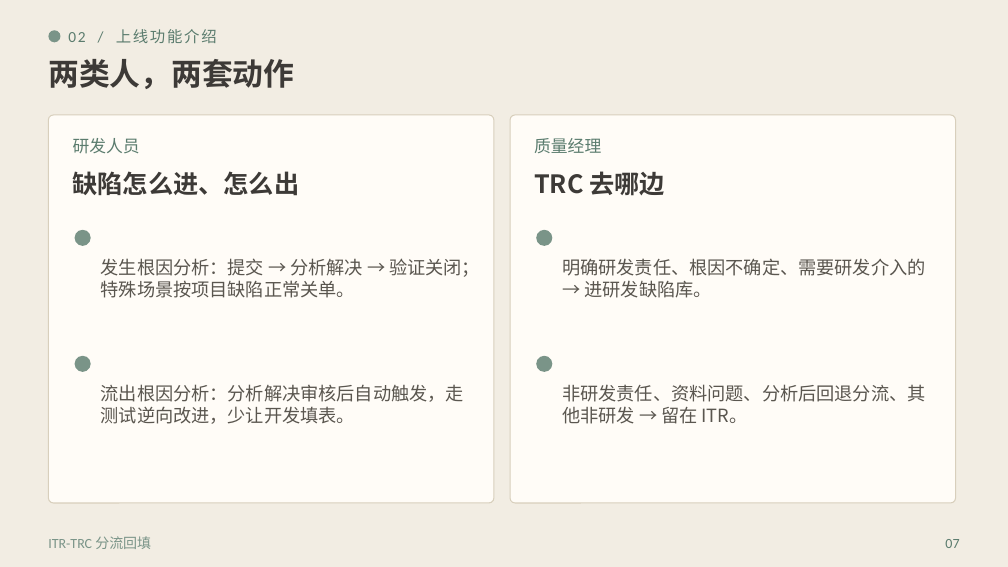
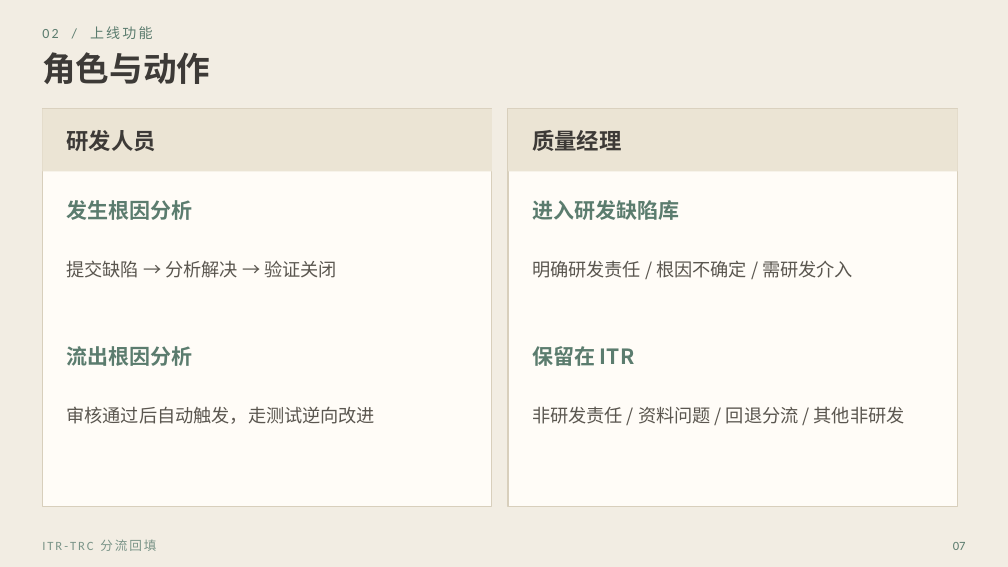
Before and after one commit to khalildai/test-send-file, a slide deck: slide 7 of 效能平台版本发布会.pptx. Drawn at 1008x567 pixels with LibreOffice and Linux fonts; fonts in the diff are those of the drawing. Boxes give left, top, right and bottom in pixels: in the first picture for what was removed or moved away, otherwise in the second. Text is boxed around its words. In the diff, an @@ line names an element or a change of style, - is before the commit and + after.

```diff
--- a/效能平台版本发布会.pptx
+++ b/效能平台版本发布会.pptx
@@ text at (42,26,153,39): text changed; size 11 to 10 pt @@
-02 / 上线功能介绍
+02 / 上线功能
@@ text at (42,52,210,84): text changed; size 22 to 24 pt @@
-两类人，两套动作
+角色与动作
@@ ellipse removed at (48,30,60,42) @@
@@ rectangle at (42,109,492,507): rounded rectangle to rectangle @@
@@ rectangle: place and size @@
-rectangle at (48,115,494,503)
+rectangle at (42,109,492,507)
@@ rectangle added at (42,109,492,171), fill #EBE4D4 @@
@@ text "研发人员" at (67,130,156,151): size 12 to 16 pt, font Calibri to Noto Sans CJK SC, text colour #5B7C6E to #3D3A37, bold on @@
@@ text "研发人员": place and size @@
-text "研发人员" at (73,138,140,154)
+text "研发人员" at (67,130,156,151)
@@ rectangle: place and size @@
-rectangle at (510,115,956,503)
+rectangle at (508,109,958,507)
@@ rectangle at (508,109,958,507): rounded rectangle to rectangle @@
@@ rectangle added at (508,109,958,171), fill #EBE4D4 @@
@@ text "质量经理": place and size @@
-text "质量经理" at (534,138,601,153)
+text "质量经理" at (532,130,621,151)
@@ text "质量经理" at (532,130,621,151): size 12 to 16 pt, font Calibri to Noto Sans CJK SC, text colour #5B7C6E to #3D3A37, bold on @@
@@ text at (67,200,193,220): text changed; size 18 to 15 pt; text colour #3D3A37 to #5B7C6E @@
-缺陷怎么进、怎么出
+发生根因分析
@@ text at (532,200,679,220): text changed; size 18 to 15 pt; text colour #3D3A37 to #5B7C6E @@
-TRC 去哪边
+进入研发缺陷库
@@ ellipse removed at (75,230,91,246) @@
@@ ellipse removed at (536,230,552,246) @@
@@ text added at (67,260,337,278), 13 pt, text #5A564F @@
+提交缺陷 → 分析解决 → 验证关闭
@@ text at (532,260,853,278): text changed @@
-明确研发责任、根因不确定、需要研发介入的 → 进研发缺陷库。
+明确研发责任 / 根因不确定 / 需研发介入
@@ text at (67,346,193,366): text changed; size 13 to 15 pt; text colour #5A564F to #5B7C6E; bold on @@
-发生根因分析：提交 → 分析解决 → 验证关闭；特殊场景按项目缺陷正常关单。
+流出根因分析
@@ ellipse removed at (75,356,91,372) @@
@@ text added at (532,346,634,366), 15 pt, text #5B7C6E, bold @@
+保留在 ITR
@@ ellipse removed at (536,356,552,372) @@
@@ text at (67,406,376,424): text changed @@
-流出根因分析：分析解决审核后自动触发，走测试逆向改进，少让开发填表。
+审核通过后自动触发，走测试逆向改进
@@ text at (532,406,905,424): text changed @@
-非研发责任、资料问题、分析后回退分流、其他非研发 → 留在 ITR。
+非研发责任 / 资料问题 / 回退分流 / 其他非研发
@@ text "ITR-TRC 分流回填" at (42,539,156,551): size 10 to 9 pt, letter spacing 0 to 1.4 pt @@
@@ text "07": place and size @@
-text "07" at (945,539,959,548)
+text "07" at (953,542,966,550)
@@ text "07" at (953,542,966,550): size 10 to 9 pt @@
```
Also in this commit, not shown: 22 other slides changed.
